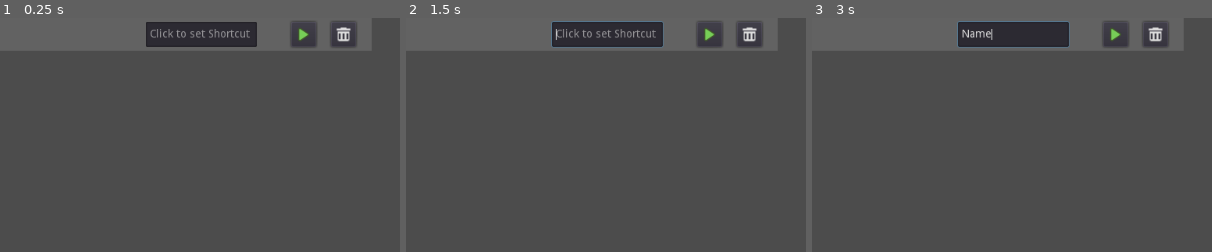
Above: before the commit, frames 1-3 (left to right).
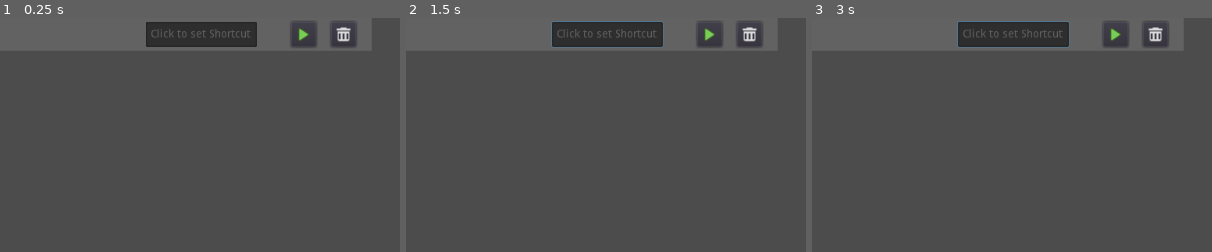
Above: after the commit, the same moments.

Repository: DrZanuff/SoundTableFX
Game: Godot game, scene res://TrackItem/TrackItem.tscn
The game is run twice, just before and just after one commit, with the same random seed, the same clock (stepped at 60 frames per second) and the same inputs. This scene is started directly instead of the project's main scene.
Inputs (mouse positions are % of the whole screen's width and height, from its top left):
- Up to frame 1 (0.25 s): no input
- Up to frame 2 (1.5 s): click (27, 4) at 0.52 s; click (27, 4) at 1.27 s
- Up to frame 3 (3 s): click (27, 4) at 2.02 s; type "Name" at 2.75 s
The pictures show only the part of the screen within x 7-57%, y 0-50%; the shares and areas given below are measured in that part.

The runs differ from the first frame. In frame 1, 0.3% of the frame differs, in the area x 37-63%, y 4-9%; in frame 2, 0.3%; in frame 3, 0.4%, in the area x 37-63%, y 4-10%.

Commit message:
Shortcut mode added

Diff:
--- a/Main.gd
+++ b/Main.gd
@@ -14,12 +14,14 @@
 onready var itens = $Main/Window/Left/Files/Body/Scroll/Itens
 onready var list = $Main/Window/Right/M/Body/List/M/Menu/MenuButton
 onready var tracks = $Main/Window/Right/M/Body/Scroll/PlayList
+var current_btn = null
+
 
 var play_list = {
 	custom_lists =  {
 						"Main List":
 						{ "name" : "Main List" , track_list = {
-#								"Track" : {"name" : "" , "path" : ""}
+#								"Track" : {"name" : "" , "path" : "" , "shortcut": ""}
 							}
 						}
 					}
@@ -38,13 +40,9 @@
 func add_to_list( path , file , button):
 	button.disable_add_button(true)
 
-	var track_model = {"name":file , "path":path}
-	print(play_list)
-	print("\n\n")
+	var track_model = {"name":file , "path":path , "shortcut":""}
 #	play_list.custom_lists[current_list].track_list.push_back(track_model)
 	play_list.custom_lists[current_list].track_list[file] = track_model
-	print(play_list)
-	print("\n\n")
 
 	var new_track_button = track_button.instance()
 	tracks.add_child(new_track_button)
@@ -53,6 +51,42 @@
 
 	new_track_button.get_node("Body/Play/Button").connect("pressed",self,"play_audio",[ path ,new_track_button])
 	new_track_button.get_node("Body/Trash/Button").connect("pressed",self,"remove_from_list",[ new_track_button , button , file ])
+	new_track_button.get_node("Body/ShotCut/LineEdit").connect("gui_input",self,"set_shortcut",[new_track_button])
+	new_track_button.connect("set_new_key",self,"lock_screen")
+
+func lock_screen( status := true):
+	if status:
+		$MouseLock.mouse_filter = Control.MOUSE_FILTER_STOP
+	else:
+		$MouseLock.mouse_filter = Control.MOUSE_FILTER_IGNORE
+
+func _input(event: InputEvent) -> void:
+	if current_btn != null:
+		if event is InputEventKey and not event.is_echo() and event.is_pressed():
+			var l = current_btn.get_label_text()
+
+			if event.scancode == 16777217:
+				current_btn.set_text("Click to set Shortcut")
+				play_list.custom_lists[current_list].track_list[l].shortcut = ""
+			else:
+				current_btn.set_text( event.as_text() )
+				play_list.custom_lists[current_list].track_list[l].shortcut = event.scancode
+
+			lock_screen(false)
+			current_btn = null
+	else:
+		if event is InputEventKey and not event.is_echo() and event.is_pressed():
+			for i in play_list.custom_lists[current_list].track_list:
+				var track = play_list.custom_lists[current_list].track_list[i]
+				if str(track.shortcut) == str(event.scancode):
+					play_audio(track.path , null)
+					return
+
+func set_shortcut(event , btn):
+	if event is InputEventMouseButton:
+		if event.is_pressed() and event.button_index == 1:
+			btn.set_key()
+			current_btn = btn
 
 func remove_from_list( btn , ref_btn , file ):
 	btn.queue_free()
@@ -60,7 +94,9 @@
 	play_list.custom_lists[current_list].track_list.erase(file)
 
 func play_audio(path , button):
-	button.set_status(false)
+	if button != null:
+		button.set_status(false)
+
 	$Player.stop()
 	var audio = AudioStreamOGGVorbis.new()
 	var file = File.new()
--- a/Main.tscn
+++ b/Main.tscn
@@ -415,6 +415,15 @@
 window_title = "Choose name"
 
 [node name="Player" type="AudioStreamPlayer" parent="."]
+
+[node name="MouseLock" type="ColorRect" parent="."]
+anchor_right = 1.0
+anchor_bottom = 1.0
+mouse_filter = 2
+color = Color( 1, 1, 1, 0 )
+__meta__ = {
+"_edit_use_anchors_": false
+}
 [connection signal="value_changed" from="Main/Window/Left/Files/Body/Current/Control/Volume" to="." method="_on_Volume_value_changed"]
 [connection signal="pressed" from="Main/Window/Left/Files/Body/Current/Control/M/ButtonPauseAll" to="." method="_on_ButtonPauseAll_pressed"]
 [connection signal="pressed" from="Main/Window/Left/Files/Body/Title/HBox/M/Refresh" to="." method="_on_Refresh_pressed"]
--- a/TrackItem/TrackItem.gd
+++ b/TrackItem/TrackItem.gd
@@ -3,6 +3,7 @@
 var play_icon = "res://icons/TransitionImmediateAutoBig.svg"
 var stop_icon = "res://icons/Pause.svg"
 var playing = false
+signal set_new_key
 
 func set_status(status : bool):
 	playing = status
@@ -13,3 +14,14 @@
 
 func set_name(file):
 	$Body/Label.text = file
+
+func set_key():
+	$Body/ShotCut/LineEdit.placeholder_text = "Press Key or Esc"
+	emit_signal("set_new_key")
+
+func set_text(t):
+	$Body/ShotCut/LineEdit.placeholder_text = t
+	$Body/ShotCut/LineEdit.release_focus()
+
+func get_label_text():
+	return $Body/Label.text
--- a/TrackItem/TrackItem.tscn
+++ b/TrackItem/TrackItem.tscn
@@ -64,6 +64,7 @@
 margin_top = 5.0
 margin_right = 141.0
 margin_bottom = 37.0
+editable = false
 placeholder_text = "Click to set Shortcut"
 
 [node name="Play" type="MarginContainer" parent="Body"]
